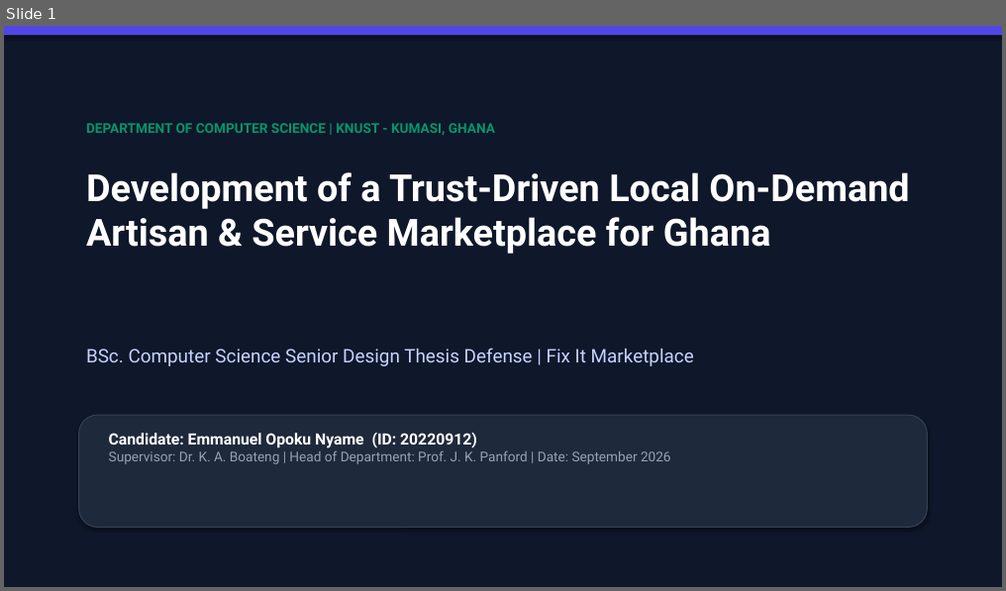
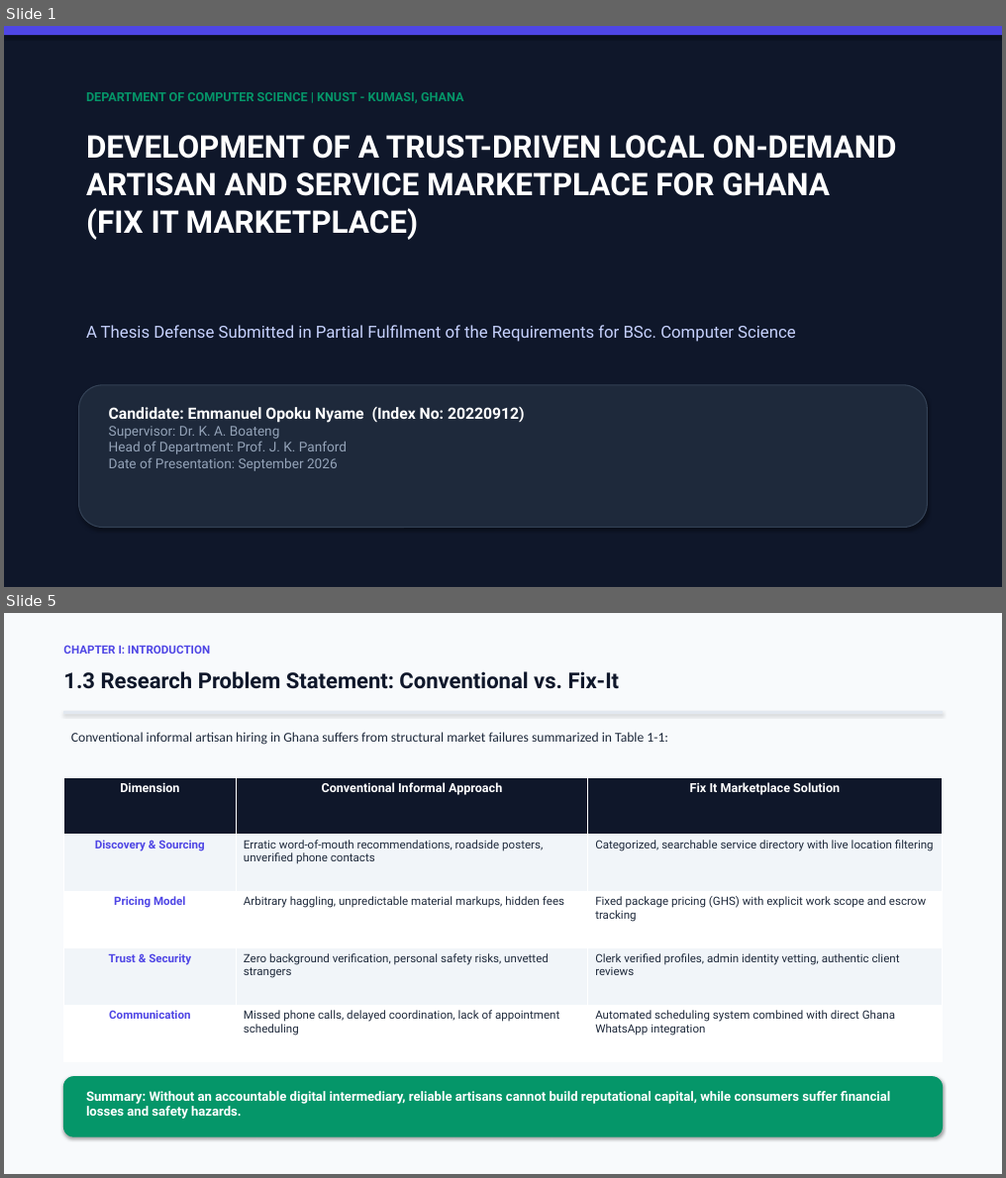
Before and after one commit to emperiumsoul/fix-it-marketplace, a slide deck: Fix_It_Marketplace_Defense_Presentation.pptx. Shown one above the other, each under a label of ours: slide 1 before the commit, slides 1 and 5 after it; the slides between them are not shown. The pictures are 1006x591 and 1006x1178 pixels, drawn with LibreOffice and Linux fonts; fonts in the diff are those of the drawing. Boxes give left, top, right and bottom in pixels: in the first picture for what was removed or moved away, otherwise in the second. Text is boxed around its words. In the diff, an @@ line names an element or a change of style, - is before the commit and + after.

Commit message:
docs: align defense presentation slide deck directly to departmental thesis layout template (21 widescreen slides)

```diff
--- a/Fix_It_Marketplace_Defense_Presentation.pptx
+++ b/Fix_It_Marketplace_Defense_Presentation.pptx
@@ slide 5 added at [4, 613, 1002, 1174], background #F8FAFC @@
@@ text added at [63, 645, 210, 654], 11 pt, text #4F46E5, bold @@
+CHAPTER I: INTRODUCTION
@@ text added at [63, 671, 620, 689], 21 pt, text #0F172A, bold @@
+1.3 Research Problem Statement: Conventional vs. Fix-It
@@ rectangle added at [63, 712, 943, 713], fill #E2E8F0, outline #E2E8F0 0.75 pt @@
@@ text added at [71, 732, 668, 745], 13 pt, text #1E293B @@
+Conventional informal artisan hiring in Ghana suffers from structural market failures summarized in Table 1-1:
@@ table added at [63, 777, 943, 1062], 5 rows, 3 columns @@
+Dimension | Conventional Informal Approach | Fix It Marketplace Solution
+Discovery & Sourcing | Erratic word-of-mouth recommendations, roadside posters, unverified phone contacts | Categorized, searchable service directory with live location filtering
+Pricing Model | Arbitrary haggling, unpredictable material markups, hidden fees | Fixed package pricing (GHS) with explicit work scope and escrow tracking
+Trust & Security | Zero background verification, personal safety risks, unvetted strangers | Clerk verified profiles, admin identity vetting, authentic client reviews
+Communication | Missed phone calls, delayed coordination, lack of appointment scheduling | Automated scheduling system combined with direct Ghana WhatsApp integration
@@ rounded rectangle added at [63, 1077, 943, 1137], fill #059669, outline #059669 1 pt @@
@@ text added at [86, 1091, 890, 1119], 12.5 pt, text #FFFFFF, bold @@
+Summary: Without an accountable digital intermediary, reliable artisans cannot build reputational capital, while consumers suffer financial losses and safety hazards.
@@ slide 1 changed as well @@
@@ text "DEPARTMENT OF COMPUTER SCIENCE | ...": place and size @@
-text "DEPARTMENT OF COMPUTER SCIENCE | ..." at [86, 123, 495, 135]
+text "DEPARTMENT OF COMPUTER SCIENCE | ..." at [86, 92, 464, 103]
@@ text "DEPARTMENT OF COMPUTER SCIENCE | ..." at [86, 92, 464, 103]: size 13 to 12 pt @@
@@ text at [86, 135, 897, 240]: text changed; size 36 to 30 pt @@
-Development of a Trust-Driven Local On-Demand Artisan & Service Marketplace for Ghana
+DEVELOPMENT OF A TRUST-DRIVEN LOCAL ON-DEMAND ARTISAN AND SERVICE MARKETPLACE FOR GHANA
+(FIX IT MARKETPLACE)
@@ text at [86, 325, 796, 342]: text changed; size 18 to 16 pt @@
-BSc. Computer Science Senior Design Thesis Defense | Fix It Marketplace
+A Thesis Defense Submitted in Partial Fulfilment of the Requirements for BSc. Computer Science
@@ rounded rectangle: place and size @@
-rounded rectangle at [79, 415, 927, 528]
+rounded rectangle at [79, 385, 927, 528]
@@ text at [109, 407, 525, 472]: text changed @@
-Candidate: Emmanuel Opoku Nyame (ID: 20220912)
-Supervisor: Dr. K. A. Boateng | Head of Department: Prof. J. K. Panford | Date: September 2026
+Candidate: Emmanuel Opoku Nyame (Index No: 20220912)
+Supervisor: Dr. K. A. Boateng
+Head of Department: Prof. J. K. Panford
+Date of Presentation: September 2026
```
Also in this commit, not shown: 5 other slides changed, 14 other slides added, 13 slides removed, 1 other file.
